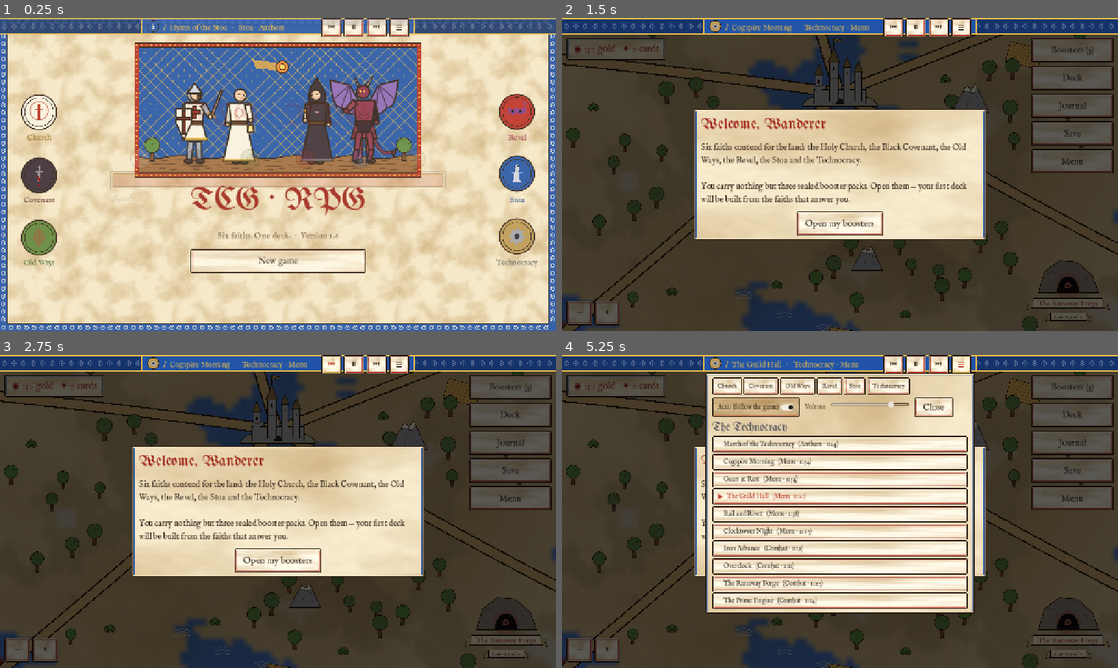
Above: before the commit, frames 1-4 (two rows, left to right).
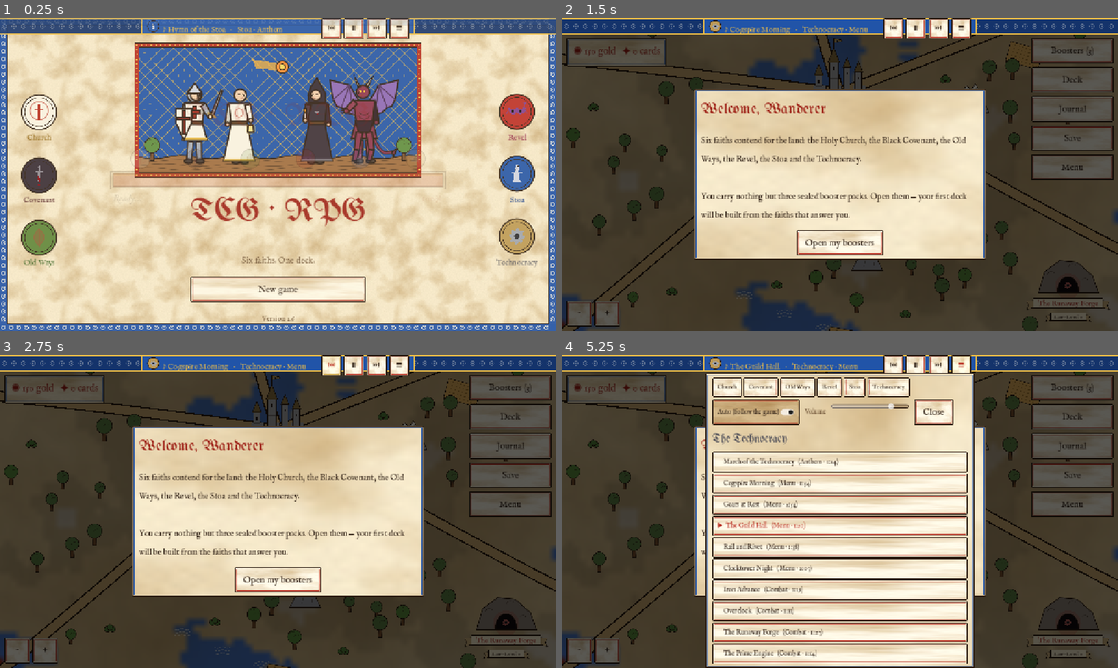
Above: after the commit, the same moments.

Repository: cavaleirobrancopensante/TCG-RPG
Game: Godot game, scene res://scenes/main.tscn
Same seed, same stepped clock (60 frames per second), same inputs: the game is played once before the commit and once after it.
Inputs:
- Up to frame 1 (0.25 s): no input
- Up to frame 2 (1.5 s): click "New game" at 0.5 s; click "Menu" at 1.25 s
- Up to frame 3 (2.75 s): click "⏮" at 2 s
- Up to frame 4 (5.25 s): click "⏸" at 2.75 s; click "▶" at 3.5 s; click "⏭" at 4.25 s; click "☰" at 5 s

The runs differ from the first frame. In frame 1, 5.3% of the frame differs, in the area x 29-74%, y 1-97%; in frame 2, 14%; in frame 3, 14%; in frame 4, 30%, in the area x 0-100%, y 1-100%.

Commit message:
Browser version: web export + auto-deploy to GitHub Pages
- Web export preset (single-threaded, works on any static host)
- GitHub Actions: import, run tests, export, publish on every push to main;
  each build in its own folder so refreshes never mix builds
- Build stamp (commit + date) and version shown at the bottom of the main menu
- Bundled Noto Sans Symbols fonts so icons render in browsers

Co-Authored-By: Claude Opus 5.5 <noreply@anthropic.com>
Claude-Session: https://claude.ai/code/session_01HitH66itUkjde1DxHgtaC5

Diff:
--- a/scripts/main.gd
+++ b/scripts/main.gd
@@ -158,16 +158,34 @@
 	var title := UIKit.title("TCG · RPG", 72)
 	title.horizontal_alignment = HORIZONTAL_ALIGNMENT_CENTER
 	v.add_child(title)
-	var sub := UIKit.label("Six faiths. One deck.  ·  Version " + str(ProjectSettings.get_setting("application/config/version", "")), 20, UIKit.DIM)
+	var sub := UIKit.label("Six faiths. One deck.", 20, UIKit.DIM)
 	sub.horizontal_alignment = HORIZONTAL_ALIGNMENT_CENTER
 	v.add_child(sub)
 	if GameState.has_save():
 		v.add_child(UIKit.button("Continue", _continue_game, 320))
 	v.add_child(UIKit.button("New game", _confirm_new_game, 320))
+	var ver := UIKit.label(version_text(), 17, UIKit.DIM)
+	ver.horizontal_alignment = HORIZONTAL_ALIGNMENT_CENTER
+	ver.set_anchors_and_offsets_preset(Control.PRESET_BOTTOM_WIDE)
+	ver.offset_top = -46
+	ver.offset_bottom = -20
+	m.add_child(ver)
 	_set_screen(m)
 	await get_tree().process_frame
 	if is_instance_valid(v):
 		v.position = Vector2((m.size.x - v.size.x) * 0.5, m.size.y * 0.40 + UIKit.TOP + 46)
+
+
+## "Version 1.6 · build 3f2a9c1 · 10 Oct 2026" — build details are stamped by the web deploy.
+static func version_text() -> String:
+	var t := "Version " + str(ProjectSettings.get_setting("application/config/version", "?"))
+	var info = JSON.parse_string(FileAccess.get_file_as_string("res://build_info.json")) if FileAccess.file_exists("res://build_info.json") else null
+	if typeof(info) == TYPE_DICTIONARY:
+		if info.has("commit"):
+			t += "  ·  build " + String(info["commit"])
+		if info.has("date"):
+			t += "  ·  " + String(info["date"])
+	return t
 
 
 func _confirm_new_game() -> void:
--- a/scripts/ui/tapestry.gd
+++ b/scripts/ui/tapestry.gd
@@ -52,6 +52,18 @@
 
 # ------------------------------------------------------------------ fonts
 
+static var _symbols: Array = []
+
+
+static func symbol_fonts() -> Array:
+	if _symbols.is_empty():
+		for path in ["res://art/fonts/NotoSansSymbols2-Regular.ttf", "res://art/fonts/NotoSansSymbols.ttf"]:
+			if ResourceLoader.exists(path):
+				_symbols.append(load(path))
+		_symbols.append(ThemeDB.fallback_font)
+	return _symbols
+
+
 static func font(kind: String = "book") -> Font:
 	if not _fonts.has(kind):
 		var path: String = {
@@ -63,8 +75,9 @@
 		if path != "" and ResourceLoader.exists(path):
 			f = load(path)
 		if f is FontFile:
-			# symbols (♥ ✦ ⏮ …) fall back to the engine font, then the system
-			(f as FontFile).fallbacks = [ThemeDB.fallback_font]
+			# Symbols (♥ ✦ ⏮ ♪ …) come from bundled Noto fonts: browsers give Godot no
+			# system fonts, so without these the icons would show as empty boxes.
+			(f as FontFile).fallbacks = symbol_fonts()
 		_fonts[kind] = f if f else ThemeDB.fallback_font
 	return _fonts[kind]
 
Binary file added: art/fonts/NotoSansSymbols.ttf
Not shown, added: art/fonts/NotoSansSymbols.ttf.import
Binary file added: art/fonts/NotoSansSymbols2-Regular.ttf
Not shown, added: art/fonts/NotoSansSymbols2-Regular.ttf.import
Not shown, added: art/fonts/OFL-NotoSymbols.txt
Not shown, added: export_presets.cfg
Not shown, added: .github/workflows/web.yml
Not shown, changed: .gitignore
